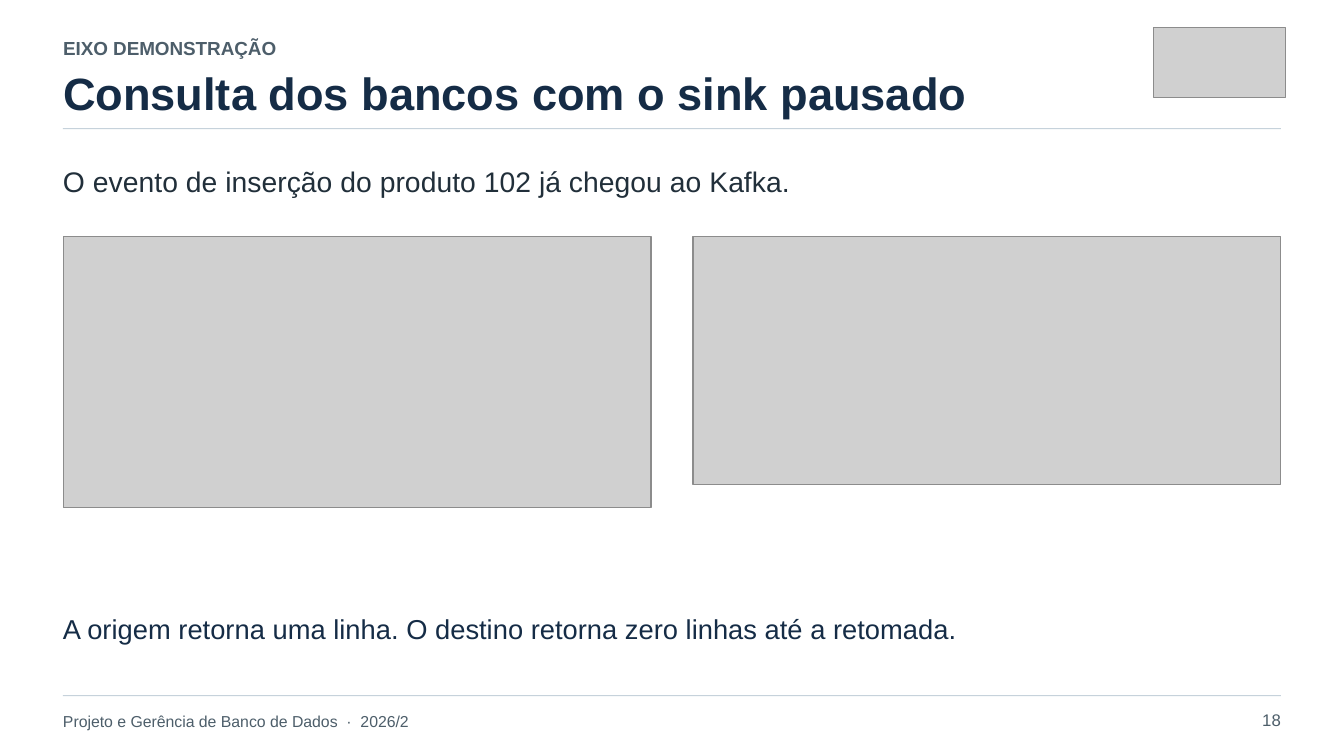
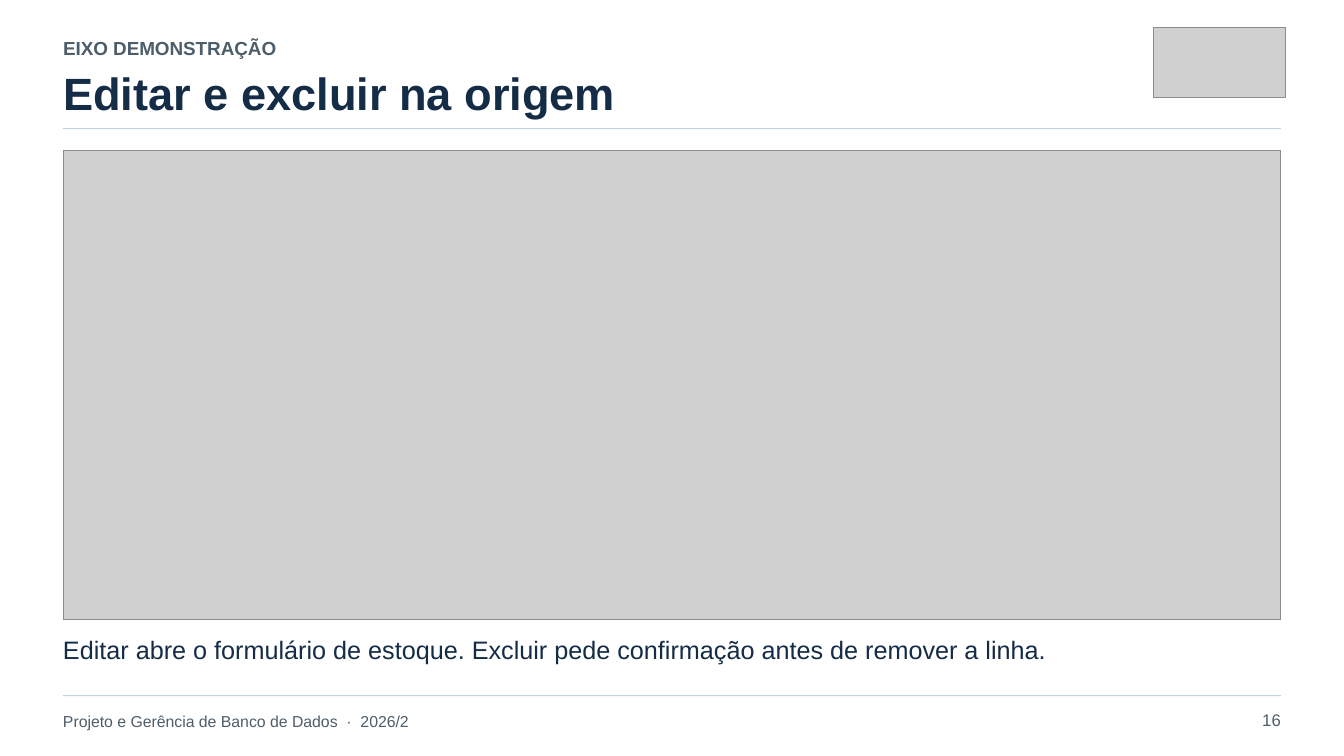
Before and after one commit to lucassbertol/debezium-pgbd, a slide deck: slide 16 of apresentacao/CDC-com-Debezium-e-PostgreSQL-final.pptx (slide 18 before the commit). Drawn at 1344x756 pixels with LibreOffice and Linux fonts; fonts in the diff are those of the drawing; grey boxes stand for pictures. Boxes give left, top, right and bottom in pixels: in the first picture for what was removed or moved away, otherwise in the second. Text is boxed around its words. In the diff, an @@ line names an element or a change of style, - is before the commit and + after.

```diff
--- a/apresentacao/CDC-com-Debezium-e-PostgreSQL-final.pptx
+++ b/apresentacao/CDC-com-Debezium-e-PostgreSQL-final.pptx
@@ text at [63, 77, 615, 118]: text changed @@
-Consulta dos bancos com o sink pausado
+Editar e excluir na origem
@@ text removed at [63, 171, 789, 198] @@
-O evento de inserção do produto 102 já chegou ao Kafka.
@@ picture added at [64, 150, 1281, 619] @@
@@ picture removed at [63, 236, 650, 508] @@
@@ picture removed at [694, 236, 1281, 484] @@
@@ text removed at [63, 619, 956, 644] @@
-A origem retorna uma linha. O destino retorna zero linhas até a retomada.
@@ text added at [63, 640, 1045, 665], 18 pt, text #152C46 @@
+Editar abre o formulário de estoque. Excluir pede confirmação antes de remover a linha.
```
Also in this commit, not shown: 3 other slides changed, 21 other files.
